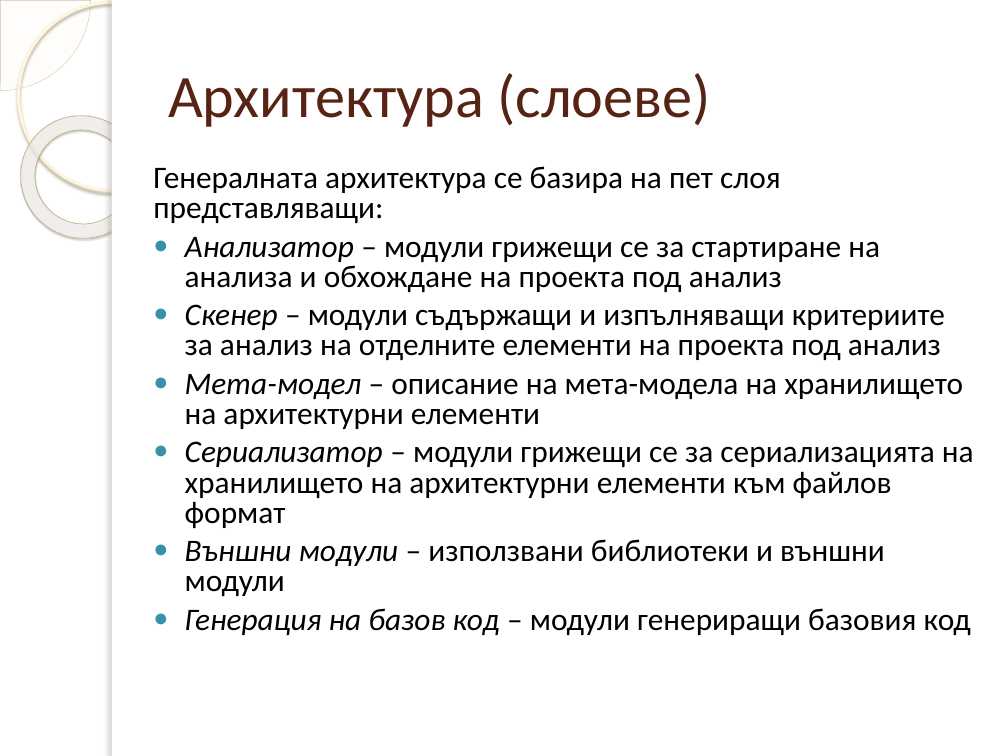
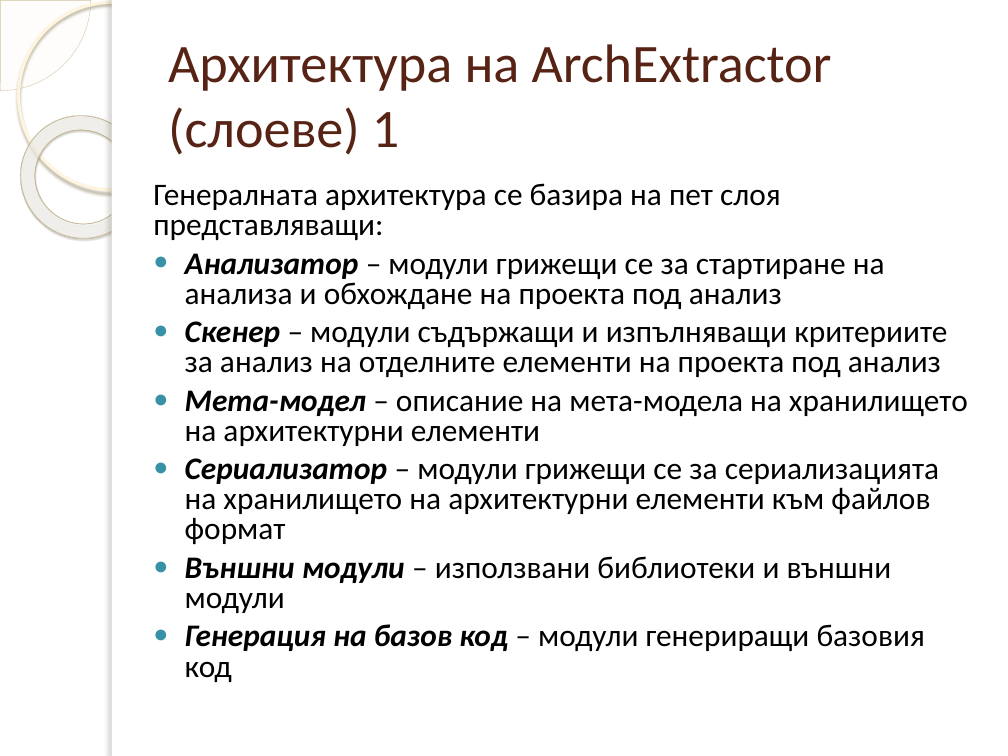
Before and after one commit to dmanev/ArchExtractor, a slide deck: slide 9 of ArchExtractor/doc/Presentation.pptx. Drawn at 1008x756 pixels with LibreOffice and Linux fonts; fonts in the diff are those of the drawing; background and template pictures are left out. Boxes give left, top, right and bottom in pixels: in the first picture for what was removed or moved away, otherwise in the second. Text is boxed around its words. In the diff, an @@ line names an element or a change of style, - is before the commit and + after.

```diff
--- a/ArchExtractor/doc/Presentation.pptx
+++ b/ArchExtractor/doc/Presentation.pptx
@@ title at box(168, 44, 832, 155): text changed; size 43 to 38.7 pt @@
-Архитектура (слоеве)
+Архитектура на ArchExtractor (слоеве) 1
@@ text "Генералната архитектура се базира на ...": place and size @@
-text "Генералната архитектура се базира на ..." at box(153, 166, 974, 635)
+text "Генералната архитектура се базира на ..." at box(153, 183, 968, 682)
@@ text at box(185, 253, 968, 682): bold on in "Анализатор", "Скенер", "Мета-модел", "Сериализатор" and 2 more places @@
```
Also in this commit, not shown: 5 other slides changed, 8 slides added, 3 other files.
